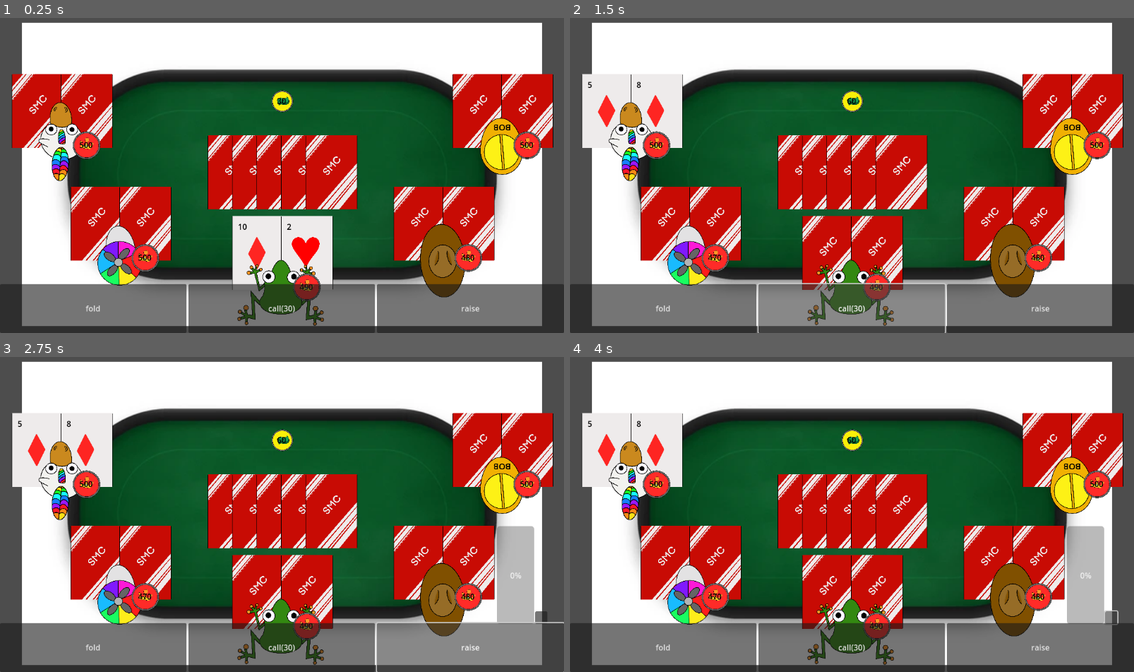
Above: before the commit, frames 1-4 (two rows, left to right).
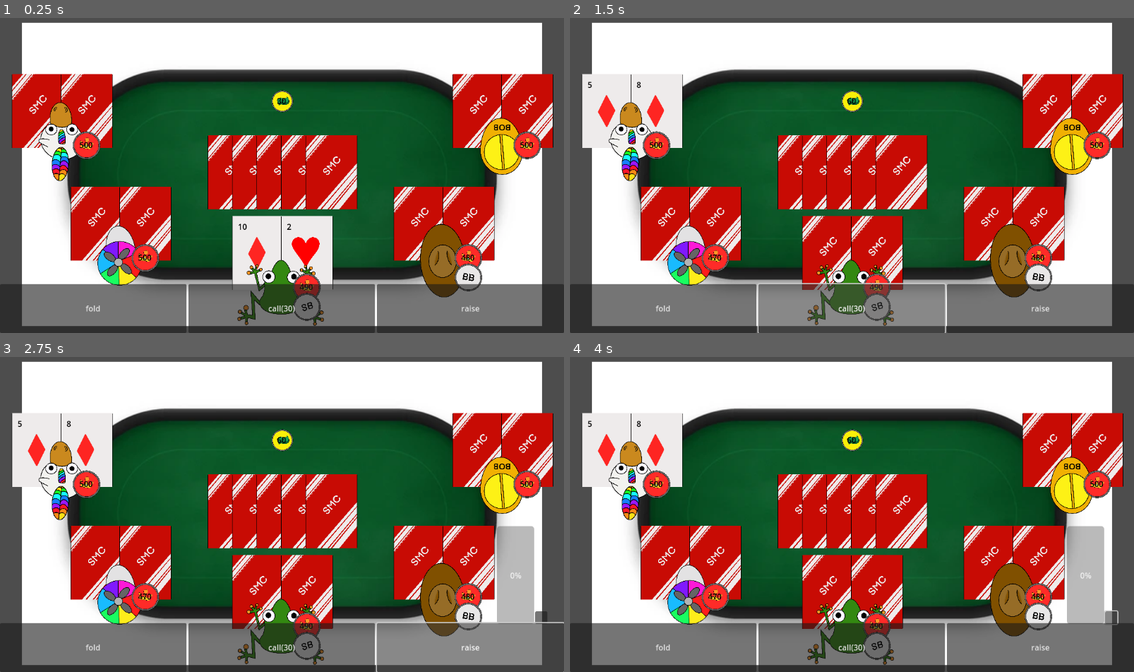
Above: after the commit, the same moments.

Repository: TheRealBlueBoy/Poker-Game
Game: Godot game, scene res://Scenes/MainScene.tscn
Two runs of this game, one before a commit and one after it. Both use one fixed random seed, a clock stepped at 60 frames per second and the inputs below.
Inputs (mouse positions are in pixels of both pictures, inside the frame that each line leads up to):
- Up to frame 1 (0.25 s): no input
- Up to frame 2 (1.5 s): click "fold" at 0.5 s; click "call(30)" at 1.25 s
- Up to frame 3 (2.75 s): click "raise" at 2 s
- Up to frame 4 (4 s): click (1111, 618) at 2.75 s; click (1111, 618) at 3.5 s

The runs differ from the first frame. In frame 1, 0.5% of the frame differs, in the area x 51-86%, y 77-97%; in frame 2, 0.5%; in frame 3, 0.4%; in frame 4, 0.5%.

Commit message:
added blinds

Diff:
--- /dev/null
+++ b/Scenes/Bb.tscn
@@ -0,0 +1,10 @@
+[gd_scene load_steps=2 format=3 uid="uid://dvajb0ie22wus"]
+
+[ext_resource type="Texture2D" uid="uid://1vahk7t23v7l" path="res://Assets/Blinds/BB.png" id="1_x83y4"]
+
+[node name="BB" type="Node2D"]
+
+[node name="Sprite2D" type="Sprite2D" parent="."]
+z_index = 3
+scale = Vector2(0.03, 0.03)
+texture = ExtResource("1_x83y4")
--- /dev/null
+++ b/Scenes/Sb.tscn
@@ -0,0 +1,10 @@
+[gd_scene load_steps=2 format=3 uid="uid://c4q6c330p3mb7"]
+
+[ext_resource type="Texture2D" uid="uid://0h0y3oi6ss04" path="res://Assets/Blinds/SB.png" id="1_f22ci"]
+
+[node name="SB" type="Node2D"]
+
+[node name="Sprite2D" type="Sprite2D" parent="."]
+z_index = 3
+scale = Vector2(0.03, 0.03)
+texture = ExtResource("1_f22ci")
--- /dev/null
+++ b/Scripts/BigBlind.gd
@@ -0,0 +1,15 @@
+class_name BigBlind extends Node2D
+
+var scene
+
+func Init(loc, gm):#spawns the card
+	scene = preload("res://Scenes/Bb.tscn")
+	scene = scene.instantiate()
+	scene.position = loc
+	gm.add_child(scene)
+
+func Hide():
+	scene.find_child("Sprite2D").set_visible(false)
+
+func Show():
+	scene.find_child("Sprite2D").set_visible(true)
--- a/Scripts/GameMode.gd
+++ b/Scripts/GameMode.gd
@@ -106,6 +106,10 @@
 	#rotate blinds
 	bigBlindIdx = IncrementInRange(bigBlindIdx,0,playingPlayers.size()-1)
 	smallBlindIdx = IncrementInRange(smallBlindIdx,0,playingPlayers.size()-1)
+	for player in playingPlayers:
+		player.HideBs()
+	playingPlayers[smallBlindIdx].SB()
+	playingPlayers[bigBlindIdx].BB()
 	playingPlayers[smallBlindIdx].Raise(10)
 	playingPlayers[bigBlindIdx].Raise(20)
 	actingPlayerIdx=IncrementInRange(bigBlindIdx,0,playingPlayers.size()-1) #sets the player who starts, which is the one left from the big blind
--- a/Scripts/Player.gd
+++ b/Scripts/Player.gd
@@ -13,6 +13,8 @@
 var finalCards = []
 var finalScore #integer which gives a score to specific hands, used to decide a winner
 var chipsScript
+var bbScript
+var sbScript
 
 enum PlayerStatus {pending, raised, folded, broke, allIn, checked}
 
@@ -26,6 +28,10 @@
 	scene.find_child("PlayerSprite").texture = playerTextures[index]
 	chipsScript = Chips.new()
 	chipsScript.Init(scene.position + Vector2(50,-10), chipsOwned, gamemode)
+	bbScript = BigBlind.new()
+	bbScript.Init(scene.position + Vector2(50, 30), gamemode)
+	sbScript = SmallBlind.new()
+	sbScript.Init(scene.position + Vector2(50, 30), gamemode)
 #InterpolateLocation(scene.position, Vector2(0,0),0.35)
 
 func InterpolateLocation(loc1, loc2, f):
@@ -70,3 +76,13 @@
 	gamemode.chipsRoundTotal.UpdateAmount(totalBets)
 	gamemode.ResetPlayerStatuses()
 	status = PlayerStatus.allIn
+
+func HideBs():
+	bbScript.Hide()
+	sbScript.Hide()
+
+func BB():
+	bbScript.Show()
+
+func SB():
+	sbScript.Show()
--- /dev/null
+++ b/Scripts/SmallBlind.gd
@@ -0,0 +1,15 @@
+class_name SmallBlind extends Node2D
+
+var scene
+
+func Init(loc, gm):#spawns the card
+	scene = preload("res://Scenes/Sb.tscn")
+	scene = scene.instantiate()
+	scene.position = loc
+	gm.add_child(scene)
+
+func Hide():
+	scene.find_child("Sprite2D").set_visible(false)
+
+func Show():
+	scene.find_child("Sprite2D").set_visible(true)
Binary file added: Assets/Blinds/BB.png
Not shown, added: Assets/Blinds/BB.png.import
Binary file added: Assets/Blinds/SB.png
Not shown, added: Assets/Blinds/SB.png.import
